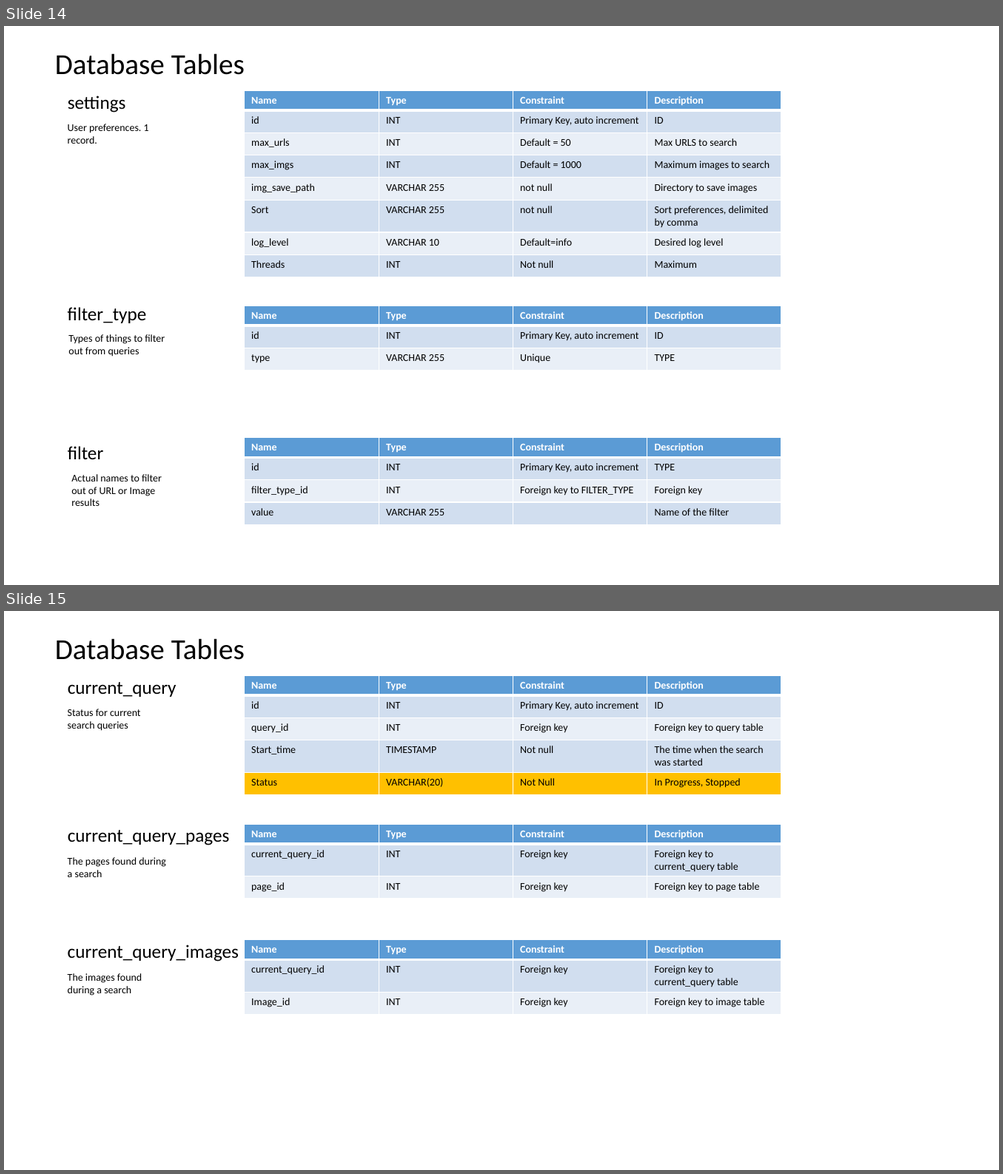
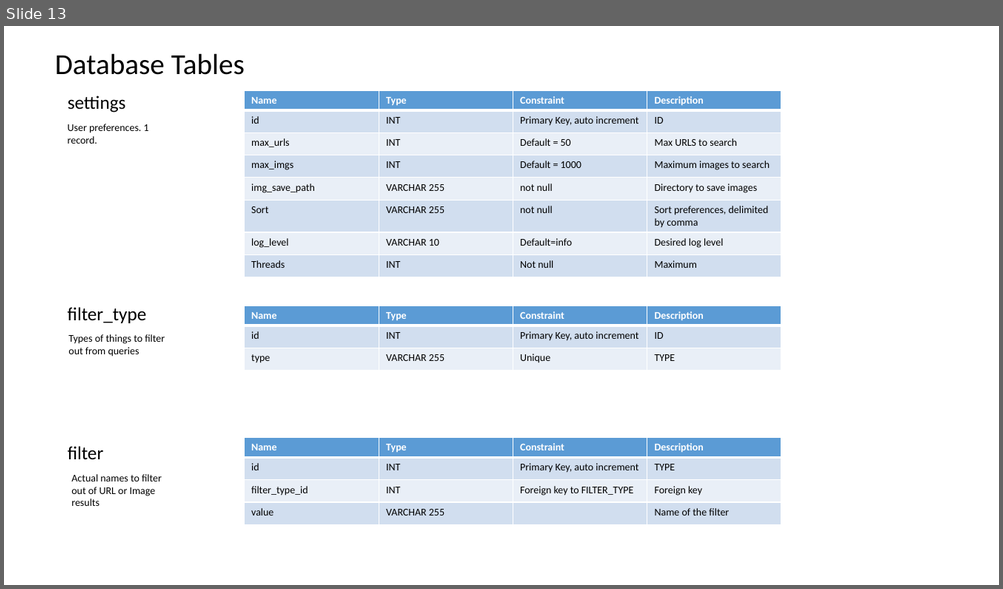
Before and after one commit to datim/squid, a slide deck: docs/design.pptx. Shown one above the other, each under a label of ours: slides 14 and 15 before the commit, slide 13 after it. The pictures are 1003x1174 and 1003x589 pixels, drawn with LibreOffice and Linux fonts; fonts in the diff are those of the drawing. Boxes give left, top, right and bottom in pixels: in the first picture for what was removed or moved away, otherwise in the second. Text is boxed around its words. In the diff, an @@ line names an element or a change of style, - is before the commit and + after.

Commit message:
Clear page topology at start of search. Check status in thread for max page counts

```diff
--- a/docs/design.pptx
+++ b/docs/design.pptx
@@ slide 15 removed at (4,611,999,1170), background #FFFFFF @@
@@ text removed at (55,638,244,660) @@
-Database Tables
@@ table removed at (244,675,782,804), 5 rows, 4 columns @@
-Name | Type | Constraint | Description
-id | INT | Primary Key, auto increment | ID
-query_id | INT | Foreign key | Foreign key to query table
-Start_time | TIMESTAMP | Not null | The time when the search was started
-Status | VARCHAR(20) | Not Null | In Progress, Stopped
@@ text removed at (68,682,176,697) @@
-current_query
@@ text removed at (68,709,141,731) @@
-Status for current search queries
@@ text removed at (68,830,230,846) @@
-current_query_pages
@@ table removed at (244,824,782,899), 3 rows, 4 columns @@
-Name | Type | Constraint | Description
-current_query_id | INT | Foreign key | Foreign key to current_query table
-page_id | INT | Foreign key | Foreign key to page table
@@ text removed at (68,857,166,877) @@
-The pages found during a search
@@ table removed at (244,940,782,1014), 3 rows, 4 columns @@
-Name | Type | Constraint | Description
-current_query_id | INT | Foreign key | Foreign key to current_query table
-Image_id | INT | Foreign key | Foreign key to image table
@@ text removed at (68,945,239,962) @@
-current_query_images
@@ text removed at (68,974,142,996) @@
-The images found during a search
@@ what was slide 14 is now slide 13 @@
```
Also in this commit, not shown: 6 slides changed, 2 slides added, 1 other slide removed, 3 other files.
